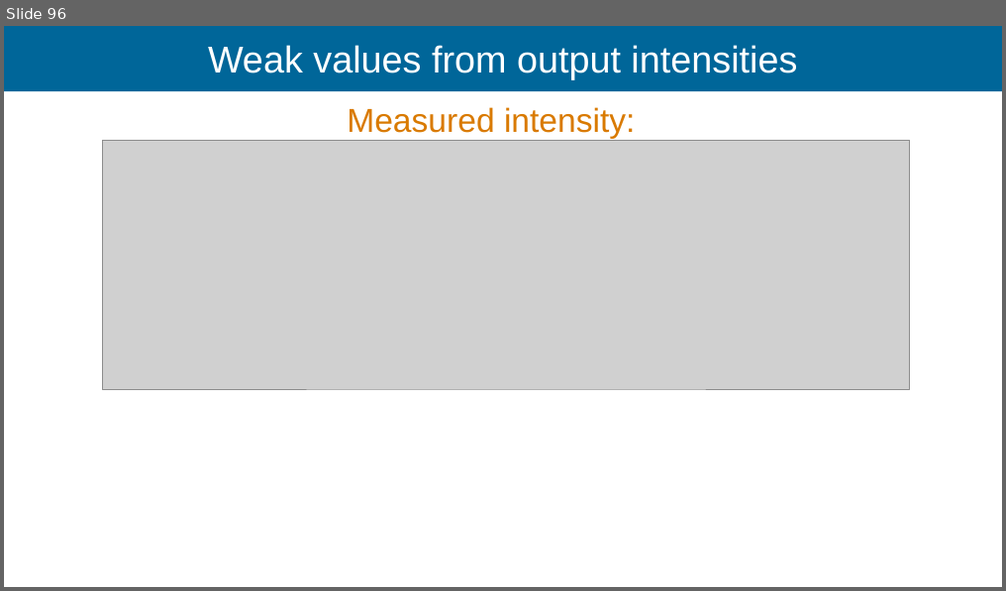
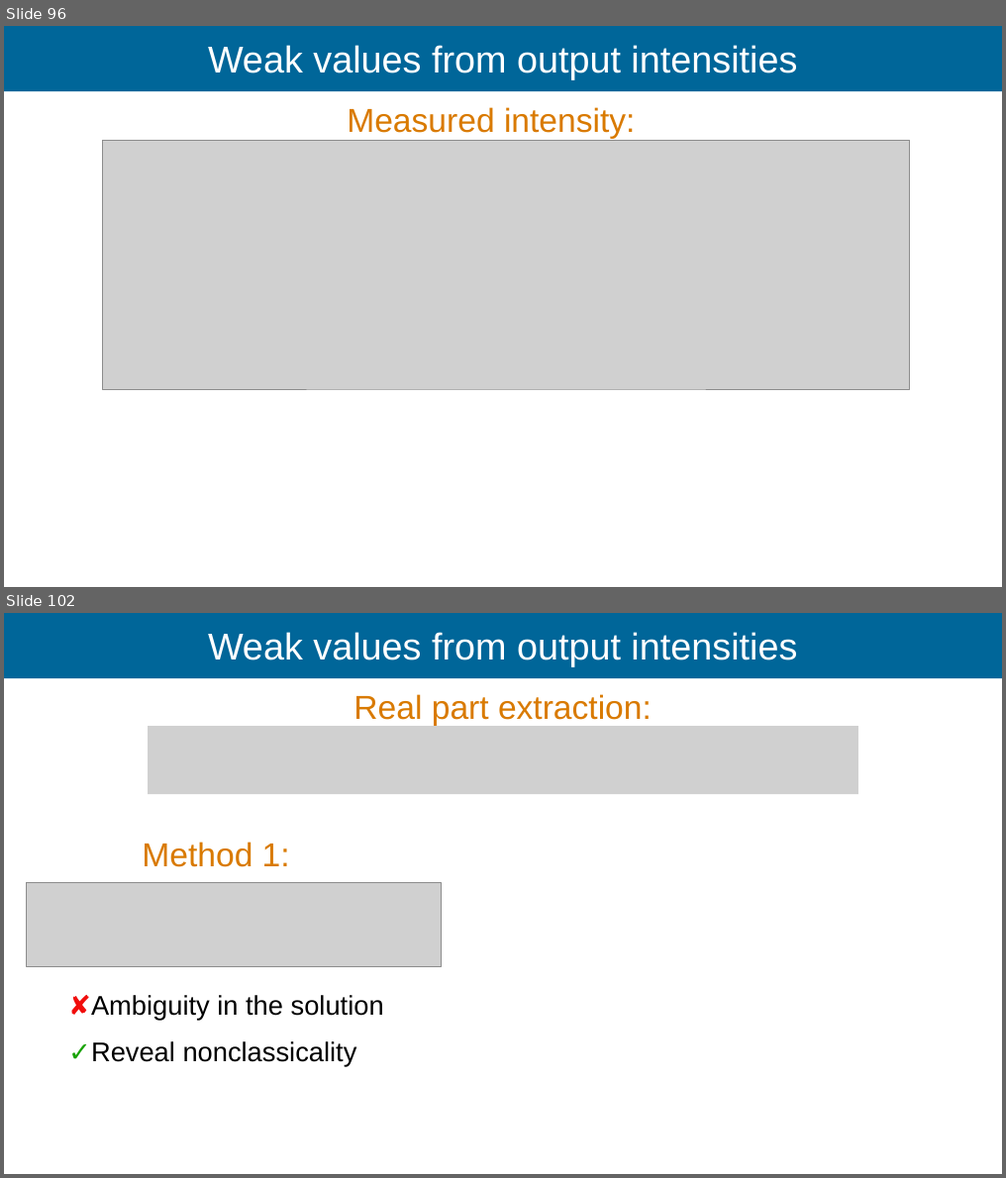
Before and after one commit to Ismaele-vincent/PhD, a slide deck: 2026/Talks/ILL Seminar/ILL seminar 2026 ver3.odp. Shown one above the other, each under a label of ours: slide 96 before the commit, slides 96 and 102 after it; the slides between them are not shown. The pictures are 1006x591 and 1006x1178 pixels, drawn with LibreOffice and Linux fonts; fonts in the diff are those of the drawing; grey boxes stand for pictures; background and template pictures are left out. Boxes give left, top, right and bottom in pixels: in the first picture for what was removed or moved away, otherwise in the second. Text is boxed around its words. In the diff, an @@ line names an element or a change of style, - is before the commit and + after.

```diff
--- a/2026/Talks/ILL Seminar/ILL seminar 2026 ver3.odp
+++ b/2026/Talks/ILL Seminar/ILL seminar 2026 ver3.odp
@@ slide 102 added at (x1=4, y1=613, x2=1002, y2=1174), background #FFFFFF; not listed: 1 template element that a slide beside it also shows @@
@@ title added at (x1=208, y1=632, x2=797, y2=667), 36 pt, text #FFFFFF @@
+Weak values from output intensities
@@ text added at (x1=353, y1=694, x2=651, y2=725), 32 pt, text #D97A00 @@
+Real part extraction:
@@ picture added at (x1=148, y1=726, x2=858, y2=794) @@
@@ text added at (x1=142, y1=842, x2=290, y2=867), 32 pt, text #D97A00 @@
+Method 1:
@@ picture added at (x1=27, y1=883, x2=441, y2=966) @@
@@ text added at (x1=68, y1=995, x2=384, y2=1066), 26 pt, text #000000 @@
+✘Ambiguity in the solution
+✓Reveal nonclassicality
```
Also in this commit, not shown: 8 slides changed, 6 other slides added, 3 slides removed, 3 other files.
